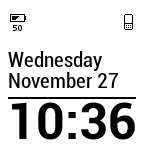
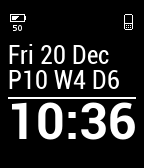
Before/after of a 144x168 layered artwork. What changed in the layer stack:
painted on "50" over [13, 25, 22, 31]
painted on "battery-half.png" over [10, 10, 26, 26]
painted on "phone.png" over [118, 12, 138, 32]
painted on "Новый слой" over [8, 97, 136, 99]
painted on "10:36" over [11, 102, 135, 140]
renamed "Wednesday" to "Fri 20 Dec", painted on it over [8, 44, 109, 71]
renamed "November 27" to "P10 W4 D6", painted on it over [9, 70, 119, 89]
painted on "Фон" over [0, 0, 144, 168]
